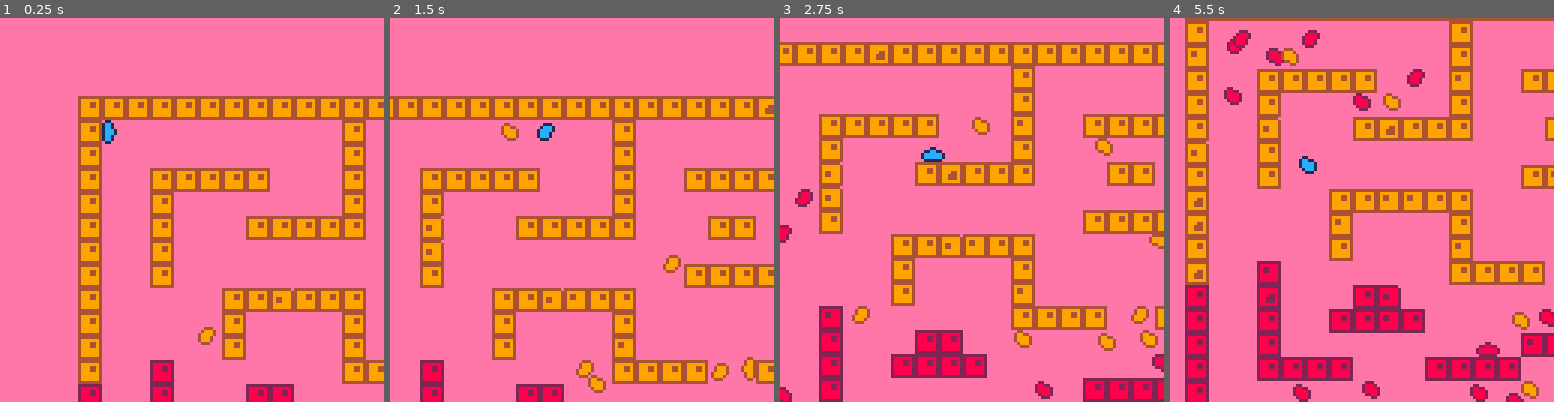
Above: before the commit, frames 1-4 (left to right).
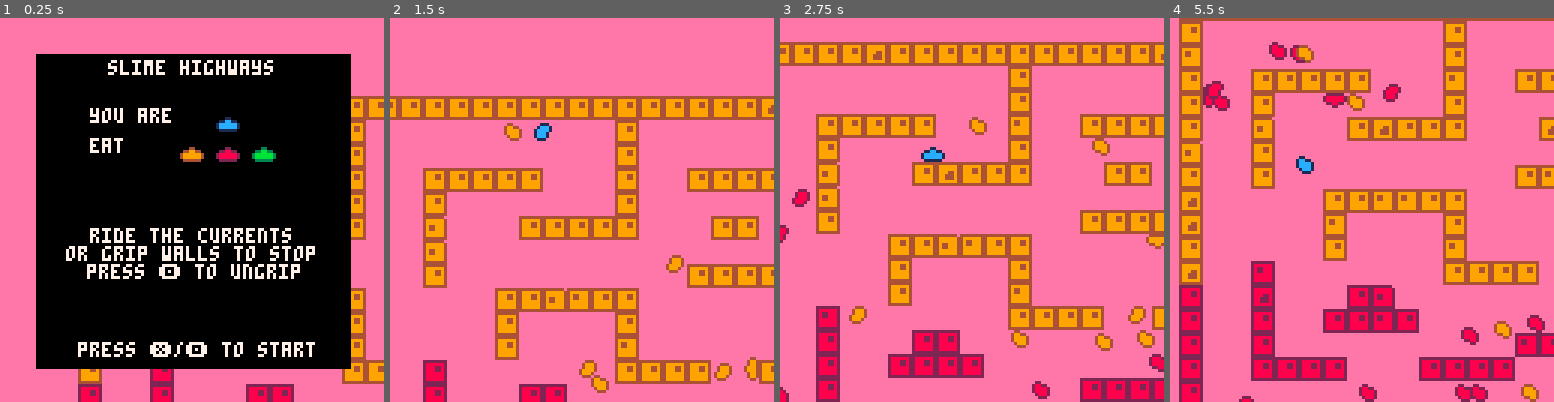
Above: after the commit, the same moments.

Repository: Compynerd255/thehansinator-ludum-dare-38
Game: PICO-8 cartridge game.p8
Same seed, same stepped clock (60 frames per second), same inputs: the game is played once before the commit and once after it.
Inputs:
- Up to frame 1 (0.25 s): no input
- Up to frame 2 (1.5 s): tap O (Z key) at 0.33, 0.7, 1.43 s; tap X (X key) at 1.07 s
- Up to frame 3 (2.75 s): hold Left 1.97-2.37 s; tap X (X key) at 2.07, 2.4, 2.73 s; tap O (Z key) at 2.22 s; hold Down from 2.42 s (still down)
- Up to frame 4 (5.5 s): release Down at 2.82 s; hold Right 2.87-3.53 s; tap X (X key) every 0.33 s from 3.07 to 5.4 s; tap O (Z key) at 3.1, 3.98, 4.87 s; hold Up 3.58-4.08 s; hold Right 4.13-4.53 s; hold Down 4.58-5.08 s; hold Left from 5.13 s (still down)

The runs differ from the first frame. In frame 1, 67% of the frame differs, in the area x 9-92%, y 9-92%; in frame 2, 8.9%; in frame 3, 11%; in frame 4, 21%.

Commit message:
Add title screen/instructions

Diff:
--- a/game.p8
+++ b/game.p8
@@ -33,18 +33,33 @@
 --init slime list
 cpu_slimes = {}
 
+--init title
+showing_title = true
+
 end
 
 function _update()
 
 update_tiles()
-update_slime(player,{
+local playerbuttons
+if not showing_title then
+ playerbuttons={
  btn(0),
  btn(1),
  btn(2),
  btn(3),
  btn(4),
- btn(5)})
+ btn(5)}
+else
+ playerbuttons={
+ false,false,false,false,
+ false,false}
+ if btnp(4) or btnp(5) then
+  showing_title=false
+ end
+end
+update_slime(player,
+ playerbuttons)
 update_cpu_slimes()
 
 end
@@ -63,6 +78,9 @@
 draw_slime(player)
 for s in all(cpu_slimes) do
  draw_slime(s)
+end
+if showing_title then
+ draw_title()
 end
 
 end
@@ -391,6 +409,31 @@
 end
 
 spr(s,slime.x*8,slime.y*8)
+
+end
+
+function draw_title()
+
+camera()
+rectfill(12,12,116,116,0)
+color(7)
+print("slime highways",36,14)
+print("you are",30,30)
+spr(71,72,30)
+
+print("eat",30,40)
+spr(79,60,40)
+spr(67,72,40)
+spr(75,84,40)
+
+print(
+ "ride the currents",30,70)
+print(
+ "or grip walls to stop",22,76)
+print(
+ "press 🅾️ to ungrip",29,82)
+print(
+ "press ❎/🅾️ to start",26,108)
 
 end
 __gfx__
